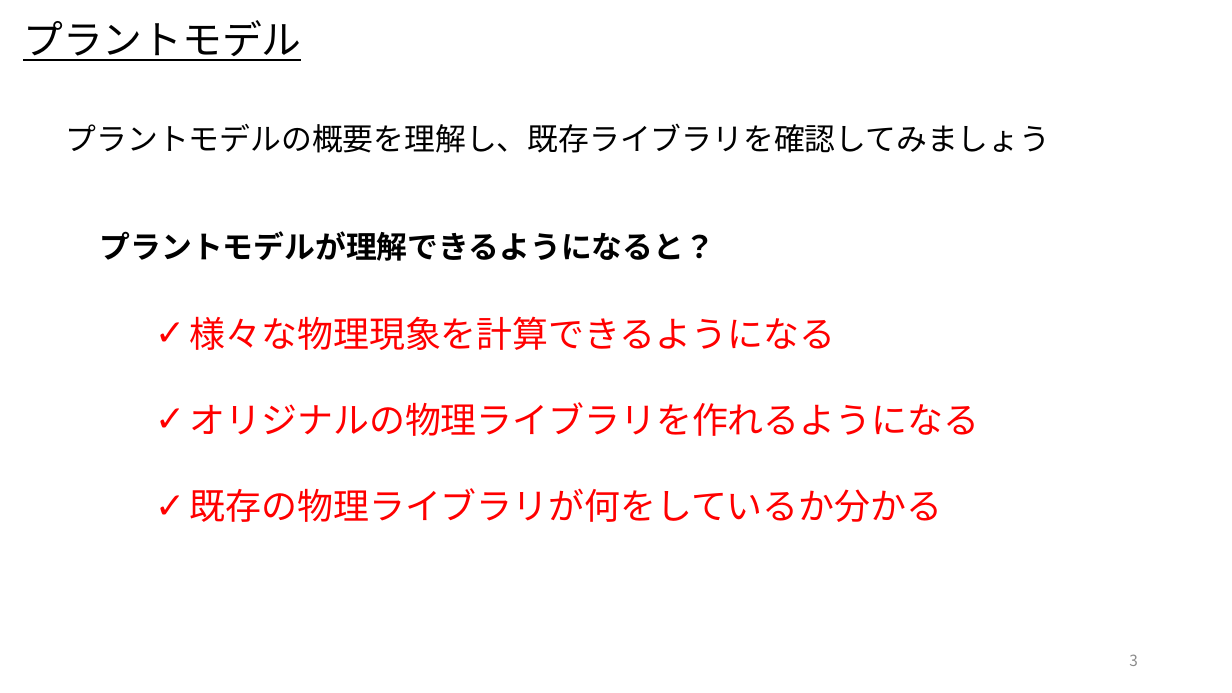
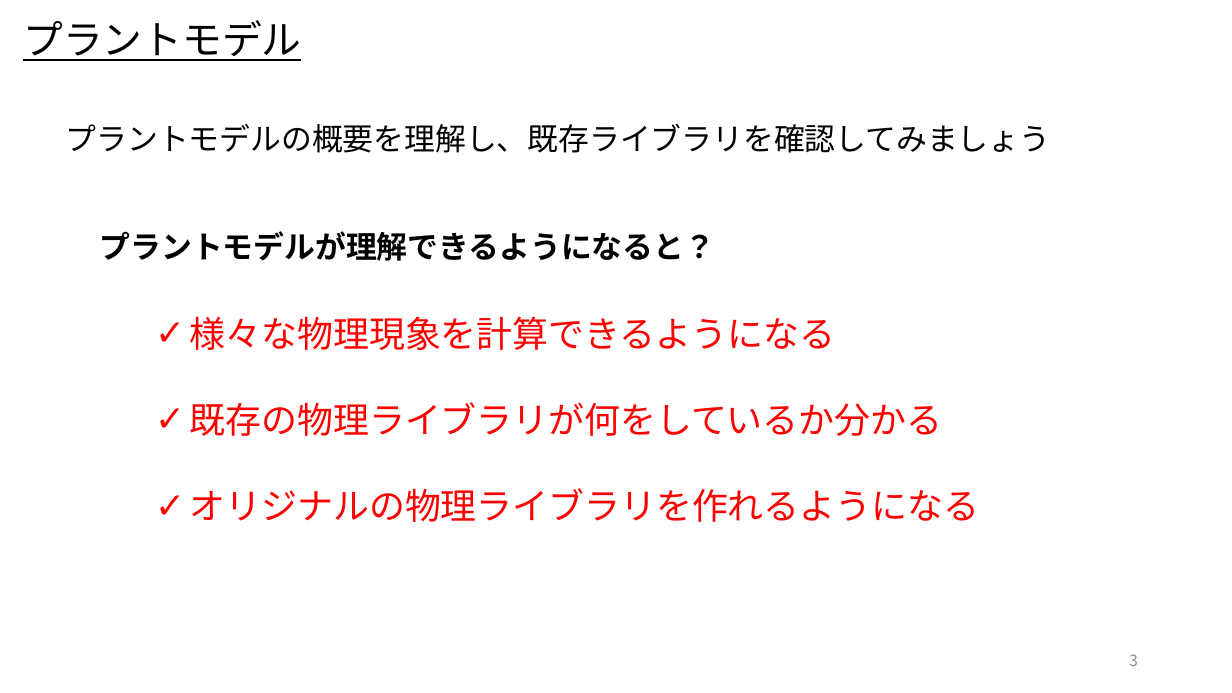
Before and after one commit to cubakija/OpenModelica_Tutorials_Ja, a slide deck: slide 3 of Dev/7_PhysicsDomainModel/OpenModelica_Tutorials_7_PlantModel.pptx. Drawn at 1232x693 pixels with LibreOffice and Linux fonts; fonts in the diff are those of the drawing. Boxes give left, top, right and bottom in pixels: in the first picture for what was removed or moved away, otherwise in the second. Text is boxed around its words. In the diff, an @@ line names an element or a change of style, - is before the commit and + after.

```diff
--- a/Dev/7_PhysicsDomainModel/OpenModelica_Tutorials_7_PlantModel.pptx
+++ b/Dev/7_PhysicsDomainModel/OpenModelica_Tutorials_7_PlantModel.pptx
@@ text at (190,402,942,436): paragraph added @@
+✓ 既存の物理ライブラリが何をしているか分かる
@@ text at (190,488,942,522): paragraph removed @@
-✓ 既存の物理ライブラリが何をしているか分かる
```
Also in this commit, not shown: 10 other slides changed, 10 slides added.
